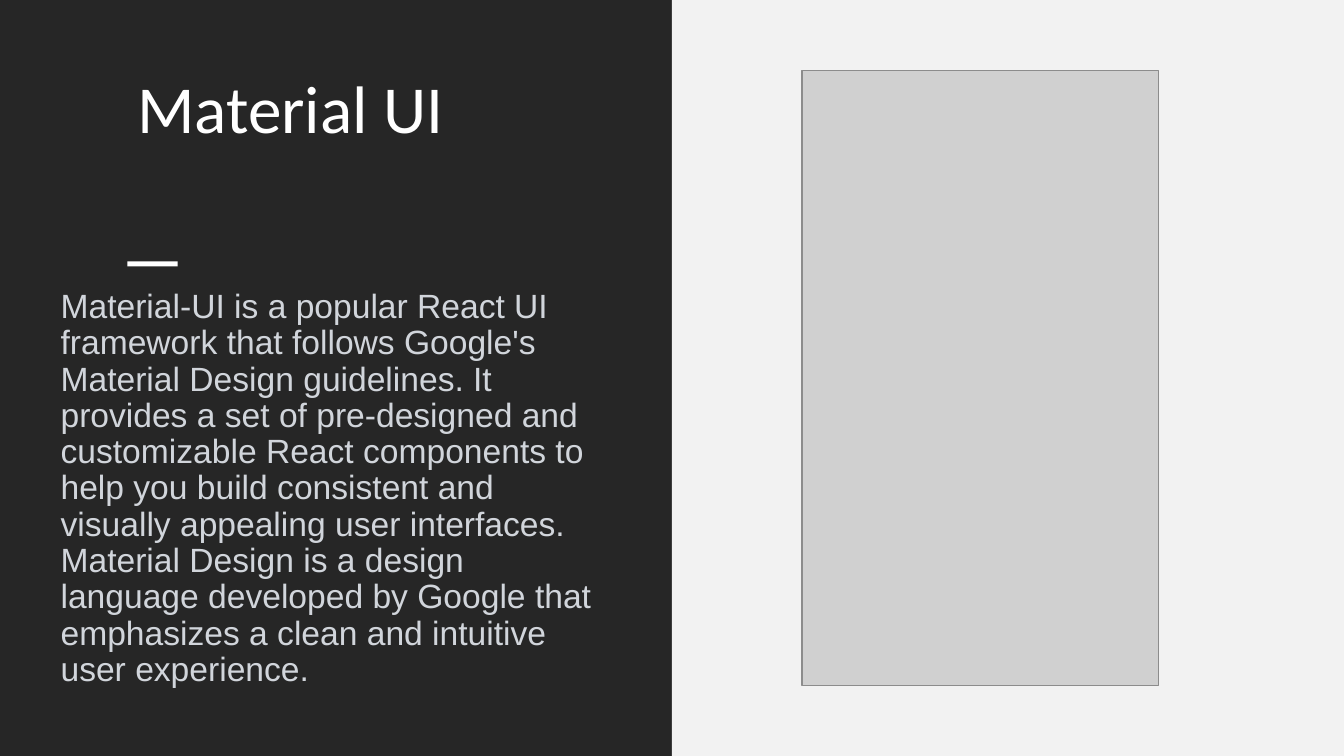
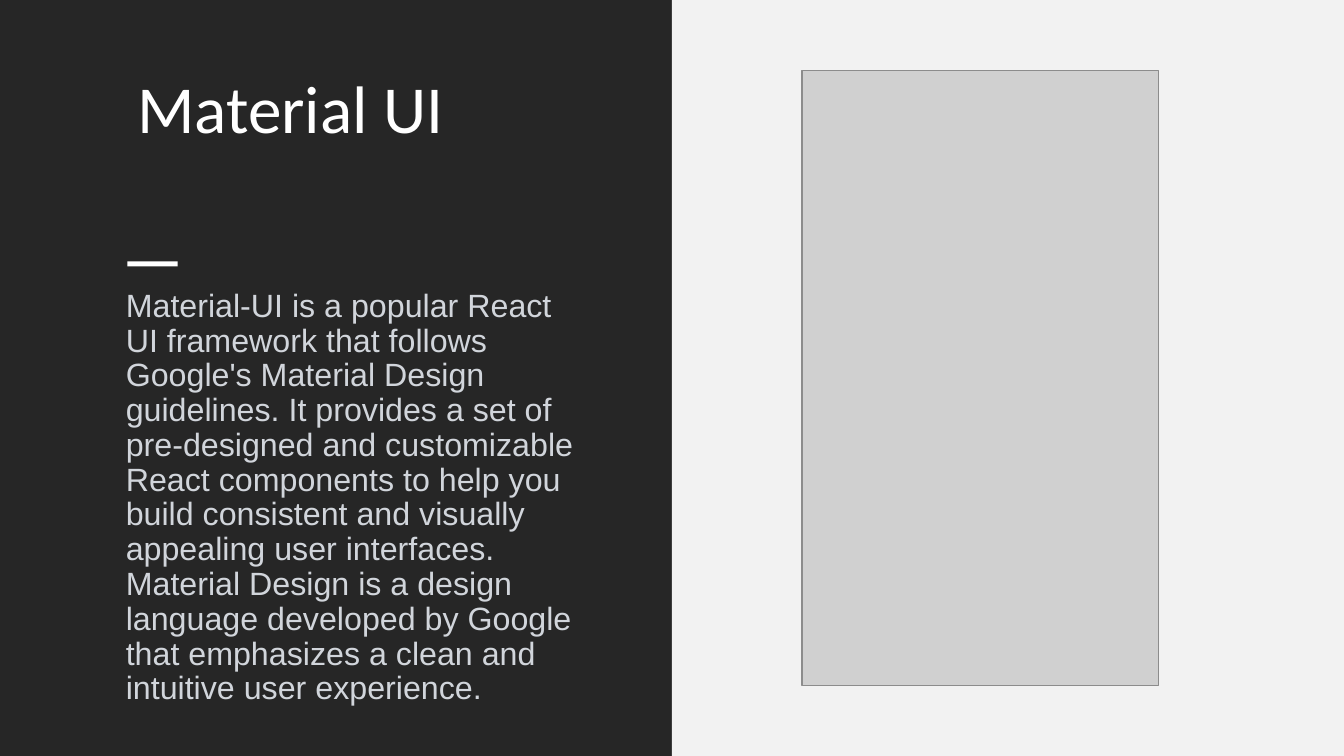
Before and after one commit to SivaPrasannaS/skg, a slide deck: slide 32 of react/study_materials/React.pptx. Drawn at 1344x756 pixels with LibreOffice and Linux fonts; fonts in the diff are those of the drawing; grey boxes stand for pictures. Boxes give left, top, right and bottom in pixels: in the first picture for what was removed or moved away, otherwise in the second. Text is boxed around its words. In the diff, an @@ line names an element or a change of style, - is before the commit and + after.

Commit message:
Updated content in react ppt

```diff
--- a/react/study_materials/React.pptx
+++ b/react/study_materials/React.pptx
@@ text "Material-UI is a popular React ...": place and size @@
-text "Material-UI is a popular React ..." at bbox=[61, 293, 591, 688]
+text "Material-UI is a popular React ..." at bbox=[126, 293, 573, 706]
@@ text "Material-UI is a popular React ..." at bbox=[126, 293, 573, 706]: size 24 to 23 pt @@
```
Also in this commit, not shown: 3 other slides changed, 6 other files.
